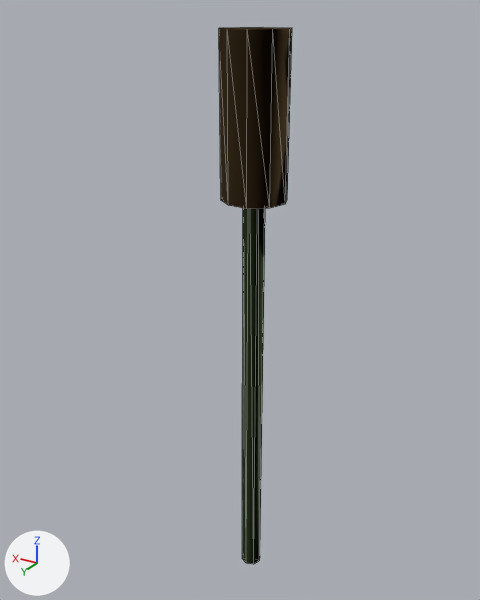
The glTF model assets/models/scatter/cattail.glb, before and after one commit.
Camera for both pictures: a 50 mm camera at (-0.326, 0.571, 0.642) aimed at (0.032, -0.025, 0.343). Every picture has the same lights, and +X, +Y and +Z are marked at lower left. The picture after the commit comes second. Mesh edges are drawn as thin lines.

In view in the first picture: 'cattail'.
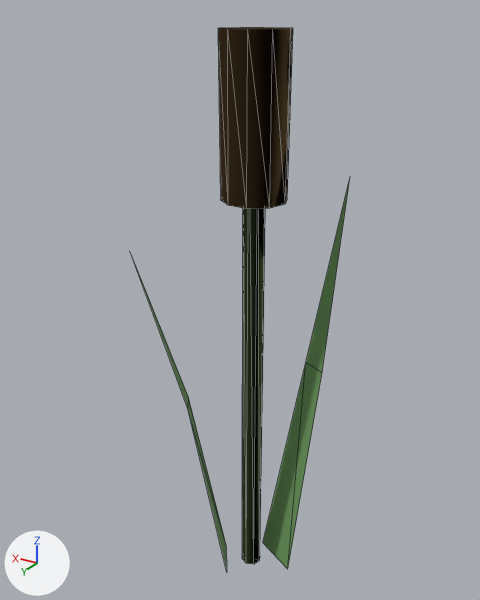
Where the change shows, as pixel boxes (x1, y1, x2, y2) in the pictures (480 x 600 px; the box of a moved part takes in the faces that stretch with it):
```json
{"object": "cattail", "change": "reshaped", "before": [219, 27, 292, 564], "after": [132, 27, 350, 571], "on screen": "196% wider"}
{"part": 1, "of": "me_cattail", "change": "moved or reshaped", "before": [227, 27, 292, 209], "after": [228, 27, 293, 209]}
{"part": 2, "of": "me_cattail", "change": "added", "after": [132, 179, 350, 571]}
```

Scene script edits in JSON lines:
```json
{"op": "add", "block": "mat_cattail_leaves_mat", "code": ["mat_cattail_leaves_mat = principled_material('cattail_leaves_mat')", "mat_cattail_leaves_mat.base_color = (0.14, 0.3, 0.1)  # green #699559", "mat_cattail_leaves_mat.roughness = 0.9"]}
{"block": "me_cattail", "where": "# used by ob_cattail; location = (0.0, 0.0, 0.0)"}
{"block": "me_cattail", "where": "# verts and faces of me_cattail; kept vertices keep their numbers, new ones are numbered from 40"}
{"block": "me_cattail", "where": "# before: 28 (0.035, 0.0, 0.63) at pixel (223, 27), 30 (0.011, -0.034, 0.63) at pixel (263, 27), 33 (-0.035, 0.0, 0.63) at pixel (289, 28), 35 (-0.011, 0.034, 0.63) at pixel (247, 28)"}
{"op": "remove", "block": "me_cattail", "code": "me_cattail.from_pydata(...)  # 40 vertices, 72 faces; spans x -0.035..0.035, y -0.034..0.034, z 0.0..0.63"}
{"op": "add", "block": "me_cattail", "code": "me_cattail.from_pydata(...)  # 50 vertices, 78 faces; spans x -0.06..0.093, y -0.128..0.087, z 0.0..0.63"}
{"block": "me_cattail", "change": "me_cattail part 1"}
{"op": "add", "block": "me_cattail", "code": "verts[28] = (0.036, 0.0, 0.63)  # moved, pixel (222, 27)"}
{"op": "add", "block": "me_cattail", "code": "verts[30] = (0.011, -0.033, 0.63)  # moved, pixel (263, 27)"}
{"op": "add", "block": "me_cattail", "code": "verts[33] = (-0.036, 0.0, 0.63)  # moved, pixel (290, 28)"}
{"op": "add", "block": "me_cattail", "code": "verts[35] = (-0.011, 0.033, 0.63)  # moved, pixel (247, 28)"}
{"block": "me_cattail", "change": "me_cattail part 2"}
{"op": "add", "block": "me_cattail", "code": "verts[40] = (-0.05, -0.006, 0.0)  # pixel (287, 569)"}
{"op": "add", "block": "me_cattail", "code": "verts[41] = (0.0, -0.03, 0.0)  # pixel (262, 542)"}
{"op": "add", "block": "me_cattail", "code": "verts[42] = (-0.06, -0.056, 0.261)  # pixel (322, 372)"}
{"op": "add", "block": "me_cattail", "code": "verts[43] = (-0.033, -0.069, 0.261)  # pixel (305, 362)"}
{"op": "add", "block": "me_cattail", "code": "verts[44] = (-0.05, -0.128, 0.475)"}
{"op": "add", "block": "me_cattail", "code": "verts[45] = (0.039, -0.002, 0.0)  # pixel (226, 545)"}
{"op": "add", "block": "me_cattail", "code": "verts[46] = (0.013, 0.038, 0.0)  # pixel (226, 572)"}
{"op": "add", "block": "me_cattail", "code": "verts[47] = (0.068, 0.03, 0.234)  # pixel (188, 396)"}
{"op": "add", "block": "me_cattail", "code": "verts[48] = (0.054, 0.052, 0.234)  # pixel (187, 408)"}
{"op": "add", "block": "me_cattail", "code": "verts[49] = (0.093, 0.087, 0.425)"}
{"op": "add", "block": "me_cattail", "code": "faces += [(40, 41, 43), (40, 43, 42), (42, 43, 44), (45, 46, 48), (45, 48, 47), (47, 48, 49)]  # mat_cattail_leaves_mat (green #699559)"}
{"op": "add", "block": "me_cattail", "code": "me_cattail.materials.append(mat_cattail_leaves_mat)  # green #699559"}
```
